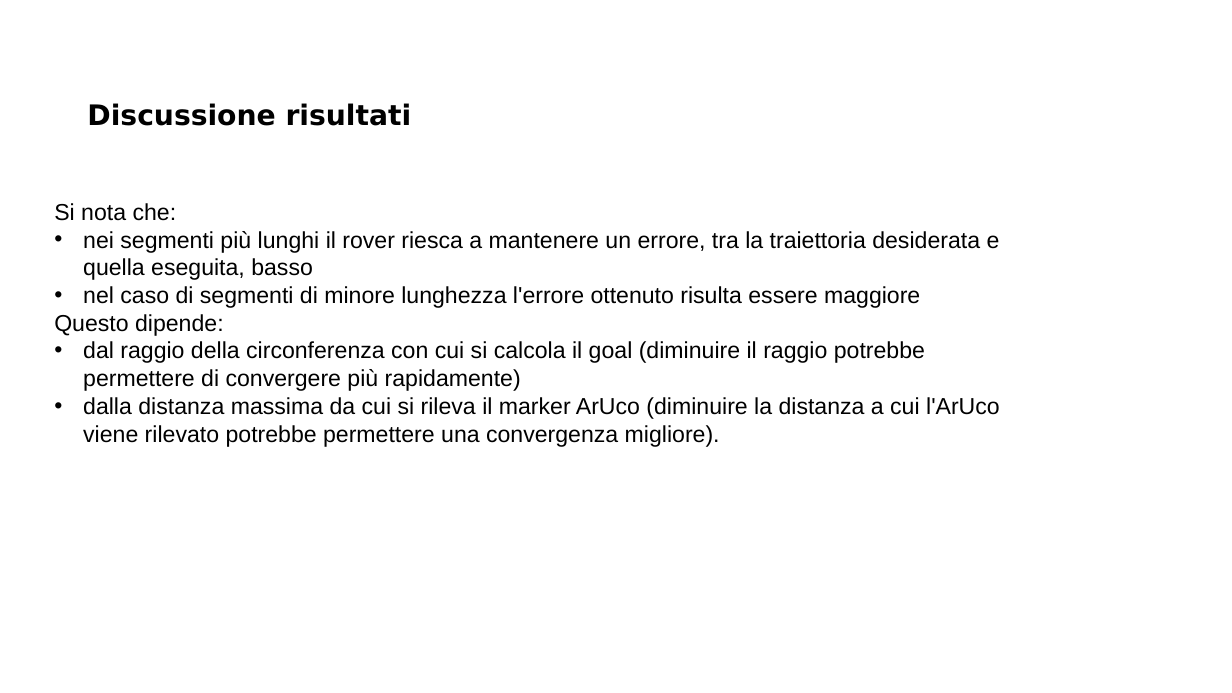
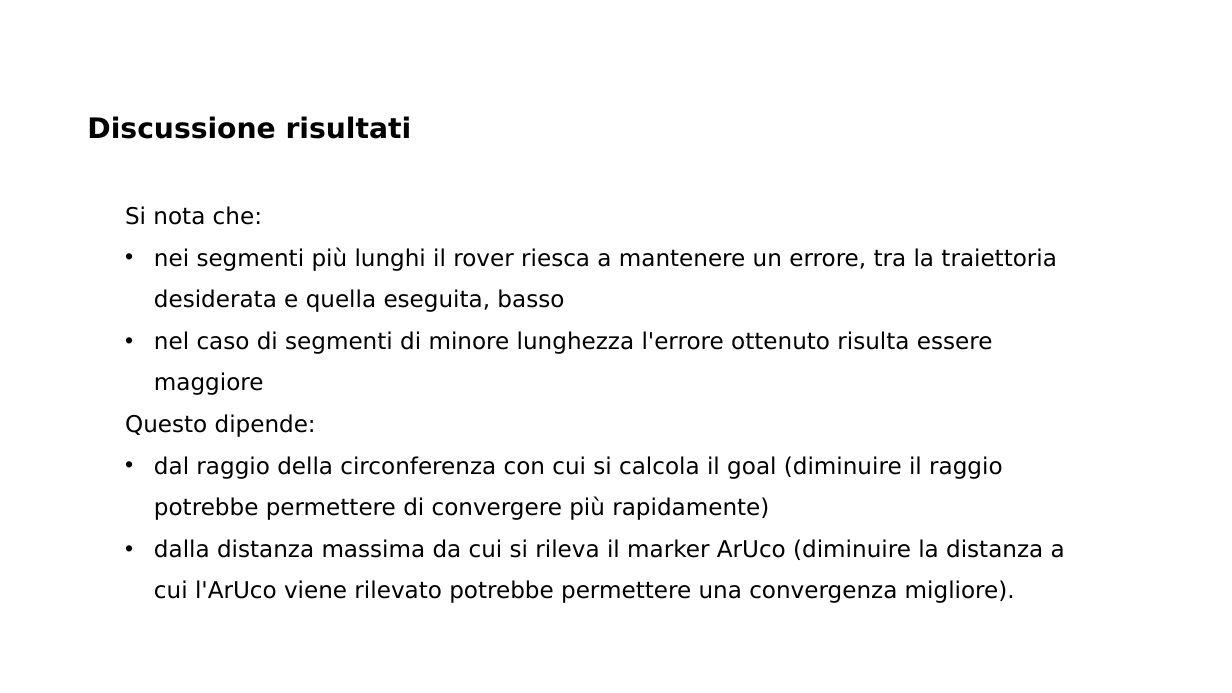
Before and after one commit to MarcoMinarelli/Rover_LabAuto, a slide deck: slide 17 of Presentazione LabAuto.pptx. Drawn at 1232x693 pixels with LibreOffice and Linux fonts; fonts in the diff are those of the drawing; background and template pictures are left out. Boxes give left, top, right and bottom in pixels: in the first picture for what was removed or moved away, otherwise in the second. Text is boxed around its words. In the diff, an @@ line names an element or a change of style, - is before the commit and + after.

```diff
--- a/Presentazione LabAuto.pptx
+++ b/Presentazione LabAuto.pptx
@@ text "Discussione risultati": place and size @@
-text "Discussione risultati" at [87,103,412,126]
+text "Discussione risultati" at [87,116,412,139]
@@ text "Si nota che:": place and size @@
-text "Si nota che:" at [54,203,1000,447]
+text "Si nota che:" at [125,206,1065,603]
@@ text "Si nota che:" at [125,206,1065,603]: font Arial to DejaVu Sans; line spacing 1 to 1.5 @@
```
Also in this commit, not shown: 9 other slides changed.
